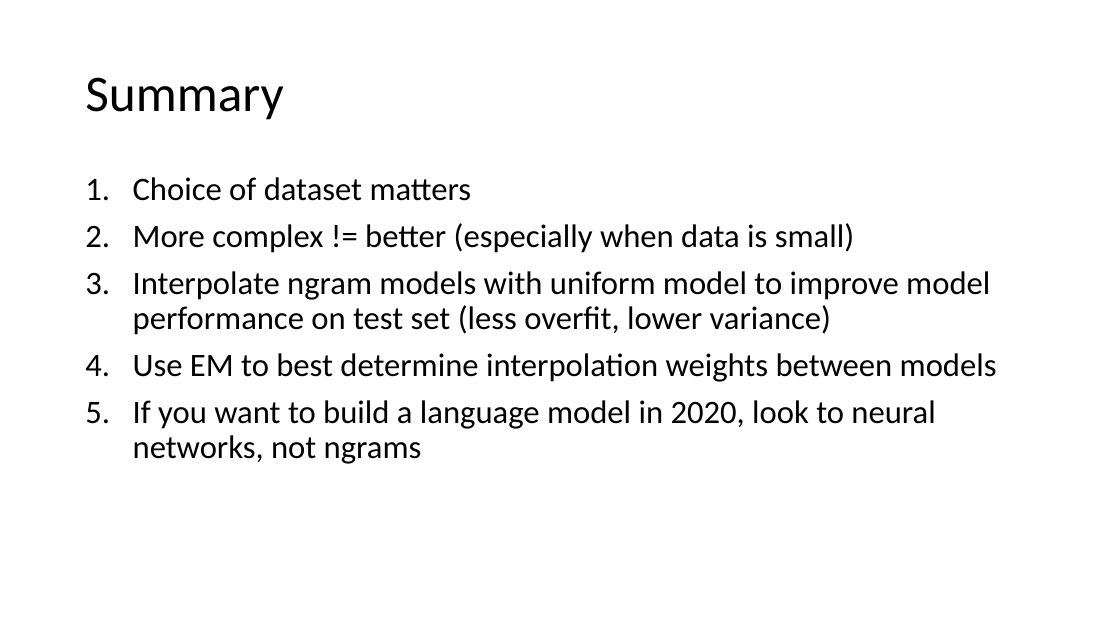
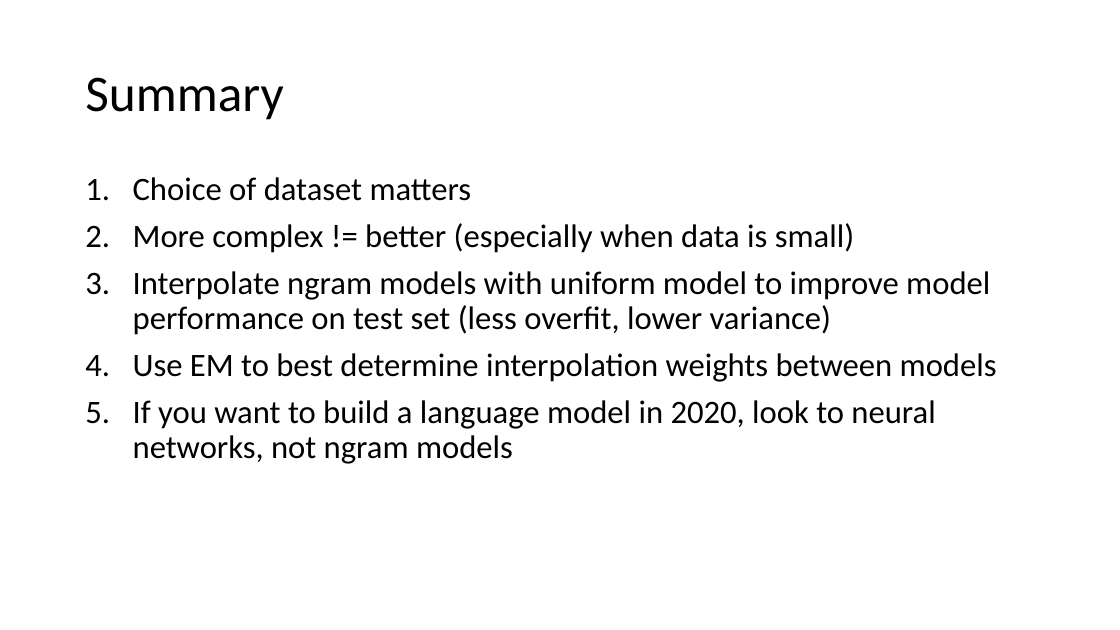
Before and after one commit to khanhnguyendata/ngram, a slide deck: slide 37 of ngram_model_khanh.pptx (slide 38 before the commit). Drawn at 1120x630 pixels with LibreOffice and Linux fonts; fonts in the diff are those of the drawing. Boxes give left, top, right and bottom in pixels: in the first picture for what was removed or moved away, otherwise in the second. Text is boxed around its words. In the diff, an @@ line names an element or a change of style, - is before the commit and + after.

```diff
--- a/ngram_model_khanh.pptx
+++ b/ngram_model_khanh.pptx
@@ text at (133, 400, 935, 464): text changed @@
-5. If you want to build a language model in 2020, look to neural networks, not ngrams
+5. If you want to build a language model in 2020, look to neural networks, not ngram models
```
Also in this commit, not shown: 11 other slides changed, 1 slide removed, 2 other files.
